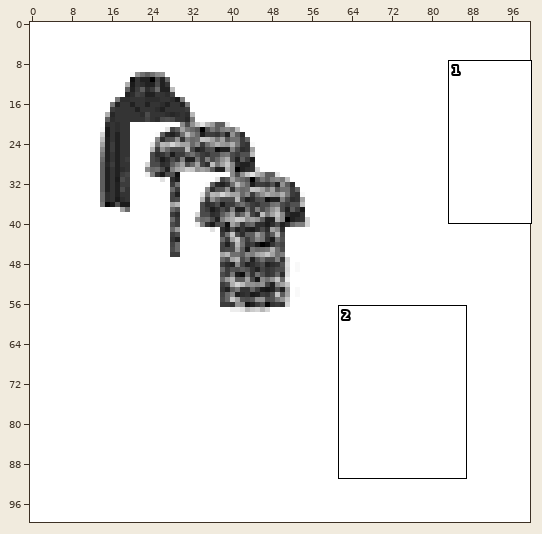
Two states of a sprite sheet, public/images/Result/26_03_03_back.png. Above: a wide view before the commit, with the close-up outlined.
Close-up. First the earlier version:
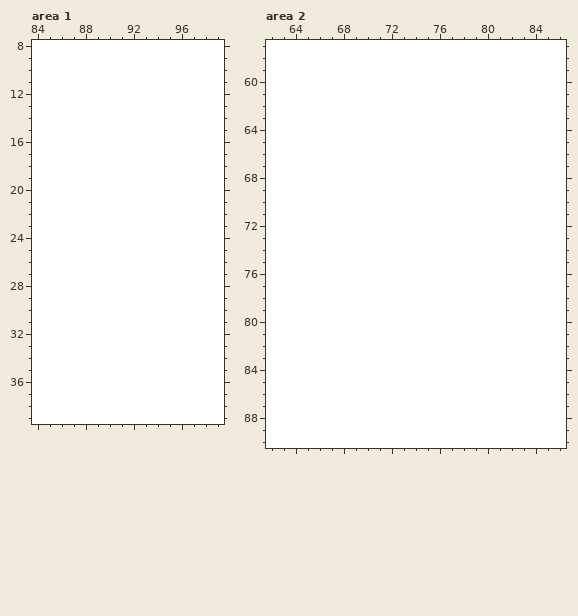
The file is 100x100 pixels. Colours within 5 levels of each other are drawn and written as one. Shown: area 1: x 84..99, y 8..39; area 2: x 62..86, y 57..90. The commit also changed other parts of the picture, which this record leaves out.
New version:
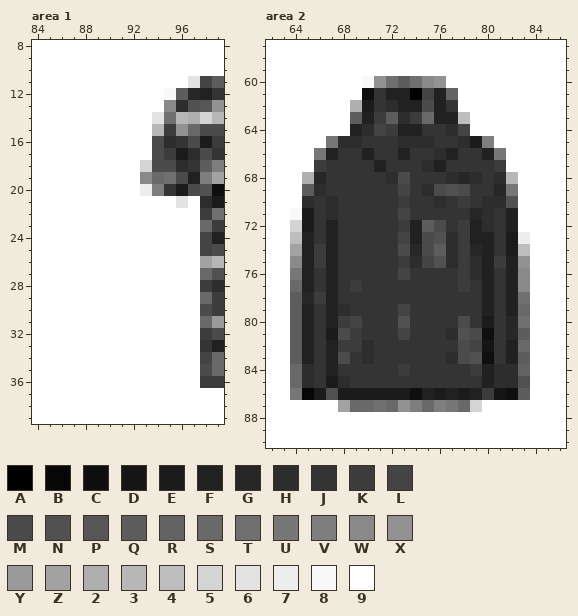
Palette (. is transparent): A #000000  B #070707  C #0f0f0f  D #151515  E #1b1b1b  F #212121  G #272727  H #2d2d2d  J #343434  K #3c3c3c  L #444444  M #4b4b4b  N #515151  P #575757  Q #5d5d5d  R #636363  S #696969  T #707070  U #777777  V #7e7e7e  W #898989  X #929292  Y #9a9a9a  Z #a2a2a2  2 #afafaf  3 #b7b7b7  4 #bdbdbd  5 #d4d4d4  6 #e3e3e3  7 #ededed  8 #f9f9f9  9 #ffffff
Changes in this commit:
{"where": "area 1"}
{"y":11,"x":97,"old":"999","new":"6LQ"}
{"y":12,"x":95,"old":"99999","new":"8QGFJ"}
{"y":13,"x":95,"old":"99999","new":"WHNPX"}
{"y":14,"x":94,"old":"999999","new":"6T3253"}
{"y":15,"x":94,"old":"999999","new":"3KXSMM"}
{"y":16,"x":94,"old":"999999","new":"MHJMEK"}
{"y":17,"x":94,"old":"999999","new":"MKEHMJ"}
{"y":18,"x":93,"old":"9999999","new":"5MMHJQV"}
{"y":19,"x":93,"old":"9999999","new":"WSTMFVZ"}
{"y":20,"x":93,"old":"9999999","new":"7VJEMNC"}
{"y":21,"x":96,"old":"9","new":"6"}
{"y":21,"x":98,"old":"99","new":"HE"}
{"y":22,"x":98,"old":"99","new":"KT"}
{"y":23,"x":98,"old":"99","new":"SK"}
{"y":24,"x":98,"old":"99","new":"LF"}
{"y":25,"x":98,"old":"99","new":"LM"}
{"y":26,"x":98,"old":"99","new":"Z3"}
{"y":27,"x":98,"old":"99","new":"SN"}
{"y":28,"x":98,"old":"99","new":"KH"}
{"y":29,"x":98,"old":"99","new":"SK"}
{"y":30,"x":98,"old":"99","new":"MK"}
{"y":31,"x":98,"old":"99","new":"SY"}
{"y":32,"x":98,"old":"99","new":"KM"}
{"y":33,"x":98,"old":"99","new":"JF"}
{"y":34,"x":98,"old":"99","new":"LS"}
{"y":35,"x":98,"old":"99","new":"MS"}
{"y":36,"x":98,"old":"99","new":"KK"}
{"where": "area 2"}
{"y":60,"x":70,"old":"9999999","new":"8XTQTWX"}
{"y":61,"x":70,"old":"99999999","new":"CJFFALFR"}
{"y":62,"x":69,"old":"999999999","new":"2EJHFFMFJ"}
{"y":63,"x":69,"old":"9999999999","new":"QFKQHKSFF4"}
{"y":64,"x":69,"old":"9999999999","new":"FHLKFFJJHL"}
{"y":65,"x":67,"old":"99999999999999","new":"UHHJJJHHHJJHEV"}
{"y":66,"x":66,"old":"9999999999999999","new":"UFJJFJJFJJHFJJFU"}
{"y":67,"x":66,"old":"9999999999999999","new":"KJJJJFJJJHFJJJJK"}
{"y":68,"x":65,"old":"999999999999999999","new":"2GJJJJJHMJJJHGHJH3"}
{"y":69,"x":65,"old":"999999999999999999","new":"QHJJJJJJLJHMNMJJGU"}
{"y":70,"x":65,"old":"999999999999999999","new":"HJHJJJJJKJJHJKJHHN"}
{"y":71,"x":64,"old":"9999999999999999999","new":"8EJHJJJJJLJJJJJGHJF"}
{"y":72,"x":64,"old":"9999999999999999999","new":"5EJFJJJJJKFQMJKFHJF"}
{"y":73,"x":64,"old":"99999999999999999999","new":"4FJFJJJJJLFMNHKFFJE7"}
{"y":74,"x":64,"old":"99999999999999999999","new":"ZFKFJJJJJMGMQHKGFJE4"}
{"y":75,"x":64,"old":"99999999999999999999","new":"WFKFJJJJJKHLNHKHFKFX"}
{"y":76,"x":64,"old":"99999999999999999999","new":"UFJFJJJJJLJJJJKHFJFW"}
{"y":77,"x":64,"old":"99999999999999999999","new":"SFJFJKJJJJJJJJKJFJFW"}
{"y":78,"x":64,"old":"99999999999999999999","new":"QGKFJJJJJJJJJJJJFJFT"}
{"y":79,"x":64,"old":"99999999999999999999","new":"QFJFHJJJJLJJJJJJFJFS"}
{"y":80,"x":64,"old":"99999999999999999999","new":"QFJFKLJJJNJJJJMJEJGT"}
{"y":81,"x":64,"old":"99999999999999999999","new":"QFJEMKJJJLJJJHNMCJGQ"}
{"y":82,"x":64,"old":"99999999999999999999","new":"QFJFKKHJJJJJJJMLDJFS"}
{"y":83,"x":64,"old":"99999999999999999999","new":"QFJFMJHJJJJJJHMNCJFQ"}
{"y":84,"x":64,"old":"99999999999999999999","new":"SHJFJJJJJKJJJJJKFHHR"}
{"y":85,"x":64,"old":"99999999999999999999","new":"SHJEHJJJJJJJJJJJFHHN"}
{"y":86,"x":64,"old":"99999999999999999999","new":"UBENEEEEEECFEFEFKDCQ"}
{"y":87,"x":68,"old":"999999999999","new":"ZSSTSXVSVUS5"}
